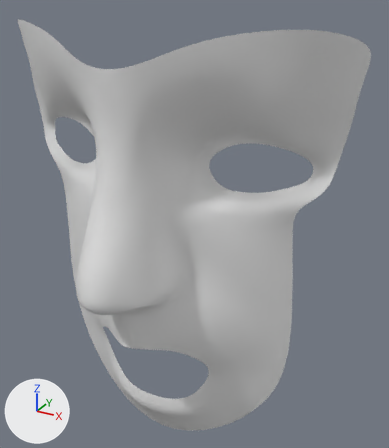
The Blender file BlendFilesForUnity/Models that are still in progress/ZombieNormal.blend as it was, and as the next commit left it.
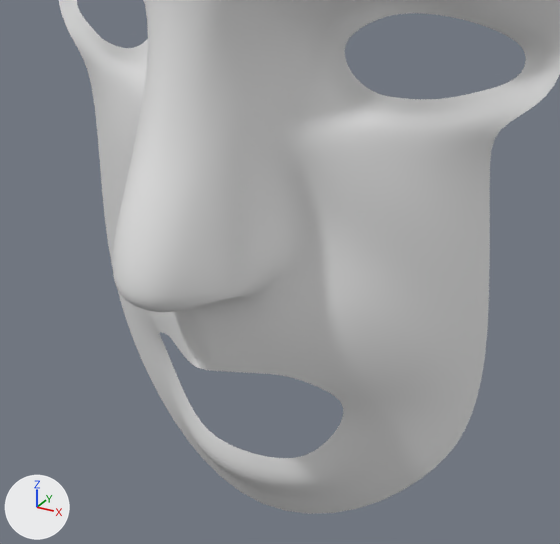
There are two pictures of each version: one whole from a 50 mm camera at (0.117, -0.137, 1.807) aimed at (0.012, 0.056, 1.71), one close up on the part from 3% to 86% of the width and 30% to 100% of the height. The axes (+X, +Y, +Z) are drawn at lower left. The lights are the same throughout.
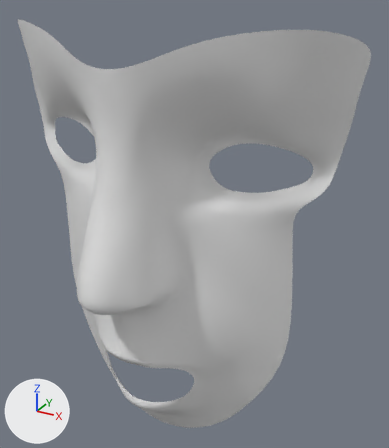
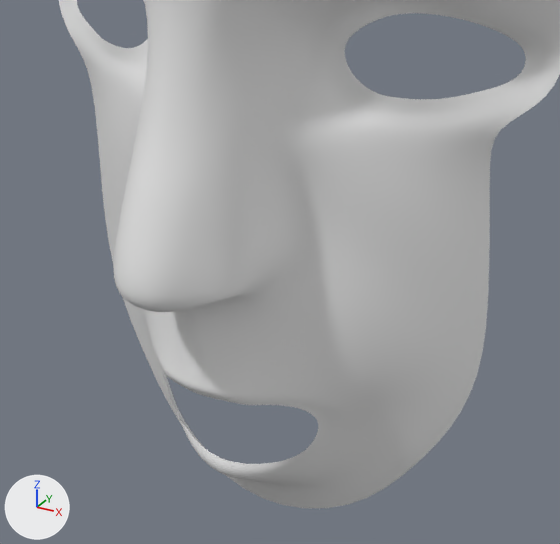
Location of each change, [x1, y1, x2, y2] in pixels of the close-ups (560 x 544 px):
'Plane', reshaped: before [59, 0, 560, 514]; after [59, 0, 560, 508]
part 1 of me_plane, built on: before [105, 156, 488, 514]; after [105, 157, 486, 508]

The edits, one by one:
me_plane is used by ob_plane; location (-0.0072, 0.0206, 1.7801); rotation (1.571, 0.0, 0.0), in degrees (90, 0, 0); scale (0.0116, 0.0116, 0.0116).
me_plane had 160 vertices, 136 faces and spanned x 0.0..7.4, y -16.9..1.2, z -4.3..1.7.
me_plane now has 180 vertices, 154 faces and spans x 0.0..7.4, y -16.8..1.2, z -4.3..1.7.
Part 1, on me_plane:
3 vertices in x 0.0..1.6, y -16.9..-8.1, z -2.6..-0.1 move by (0.0, 0.1, -0.1).
3 vertices in x 0.2..3.1, y -11.4..-9.0, z -2.3..-0.3 move by (0.0, -0.1, 0.0).
3 vertices in x 0.0..2.6, y -10.4..-7.3, z -2.1..-0.3 move by (0.0, -0.1, 0.1).
3 vertices in x 0.0..2.7, y -13.2..-10.6, z -2.5..-0.3 move by (0.0, -0.1, 0.3).
32 vertices move from x 0.0..5.4, y -16.1..-6.9, z -3.8..0.8 to x 0.0..5.2, y -16.0..-6.9, z -3.7..0.7.
20 vertices are added at x 0.0..2.5, y -14.0..-11.0, z -2.1..0.0.
18 new faces join them.
